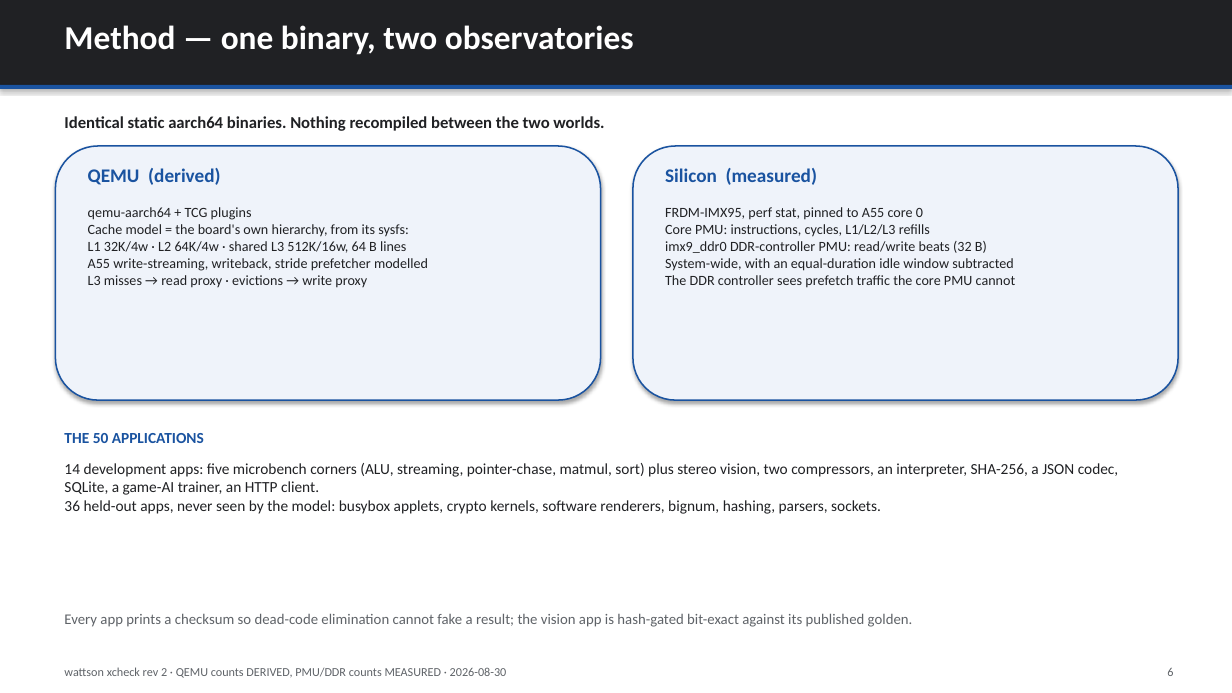
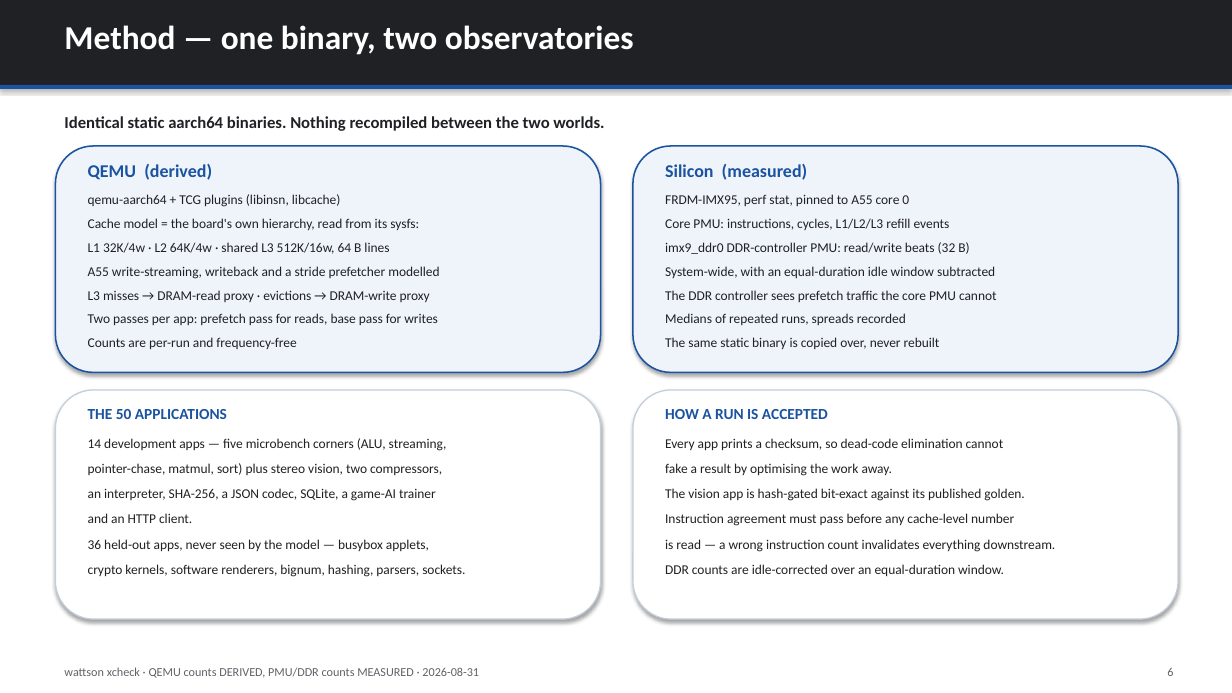
Before and after one commit to kylefoxaustin/wattson, a slide deck: slide 6 of xcheck/xcheck-correlation.pptx. Drawn at 1232x693 pixels with LibreOffice and Linux fonts; fonts in the diff are those of the drawing. Boxes give left, top, right and bottom in pixels: in the first picture for what was removed or moved away, otherwise in the second. Text is boxed around its words. In the diff, an @@ line names an element or a change of style, - is before the commit and + after.

```diff
--- a/xcheck/xcheck-correlation.pptx
+++ b/xcheck/xcheck-correlation.pptx
@@ rounded rectangle: place and size @@
-rounded rectangle at [55, 146, 601, 400]
+rounded rectangle at [55, 146, 601, 372]
@@ rounded rectangle: place and size @@
-rounded rectangle at [633, 146, 1178, 400]
+rounded rectangle at [633, 146, 1178, 372]
@@ text "QEMU (derived)" at [88, 164, 212, 180]: size 15 to 14 pt @@
@@ text "Silicon (measured)" at [665, 164, 808, 180]: size 15 to 14 pt @@
@@ text "qemu-aarch64 + TCG plugins (libinsn, ...": place and size @@
-text "qemu-aarch64 + TCG plugins (libinsn, ..." at [88, 207, 428, 288]
+text "qemu-aarch64 + TCG plugins (libinsn, ..." at [88, 194, 439, 349]
@@ text at [88, 194, 419, 230]: text changed; size 11 to 10.5 pt @@
-qemu-aarch64 + TCG plugins
-Cache model = the board's own hierarchy, from its sysfs:
+qemu-aarch64 + TCG plugins (libinsn, libcache)
+Cache model = the board's own hierarchy, read from its sysfs:
@@ text "FRDM-IMX95, perf stat, pinned to ...": place and size @@
-text "FRDM-IMX95, perf stat, pinned to ..." at [665, 207, 1016, 288]
+text "FRDM-IMX95, perf stat, pinned to ..." at [665, 194, 997, 349]
@@ text at [665, 194, 997, 302]: size 11 to 10.5 pt in "FRDM-IMX95, perf stat, pinned to A55 core ...", "imx9_ddr0 DDR-controller PMU: read/write beats (32 B)", "System-wide, with an equal-duration idle window subtracted", "The DDR controller sees prefetch traffic the ..."; more space between paragraphs @@
@@ text at [665, 218, 950, 230]: text changed; size 11 to 10.5 pt @@
-Core PMU: instructions, cycles, L1/L2/L3 refills
+Core PMU: instructions, cycles, L1/L2/L3 refill events
@@ text at [88, 266, 439, 349]: text changed; size 11 to 10.5 pt @@
-A55 write-streaming, writeback, stride prefetcher modelled
-L3 misses → read proxy · evictions → write proxy
+A55 write-streaming, writeback and a stride prefetcher modelled
+L3 misses → DRAM-read proxy · evictions → DRAM-write proxy
+Two passes per app: prefetch pass for reads, base pass for writes
+Counts are per-run and frequency-free
@@ text at [88, 242, 389, 254]: size 11 to 10.5 pt in "L1 32K/4w · L2 64K/4w · shared ..."; more space between paragraphs @@
@@ text at [665, 313, 940, 349]: paragraphs added @@
+Medians of repeated runs, spreads recorded
+The same static binary is copied over, never rebuilt
@@ rounded rectangle added at [55, 390, 601, 619], fill #FFFFFF, outline #C4CEDB 1 pt @@
@@ text "THE 50 APPLICATIONS": place and size @@
-text "THE 50 APPLICATIONS" at [64, 433, 204, 443]
+text "THE 50 APPLICATIONS" at [88, 409, 227, 419]
@@ rounded rectangle added at [633, 390, 1178, 619], fill #FFFFFF, outline #C4CEDB 1 pt @@
@@ text added at [665, 409, 828, 419], 12 pt, text #1A53A0, bold @@
+HOW A RUN IS ACCEPTED
@@ text at [88, 438, 465, 577]: text changed; size 12 to 10.5 pt @@
-14 development apps: five microbench corners (ALU, streaming, pointer-chase, matmul, sort) plus stereo vision, two compressors, an interpreter, SHA-256, a JSON codec, SQLite, a game-AI trainer, an HTTP client.
-36 held-out apps, never seen by the model: busybox applets, crypto kernels, software renderers, bignum, hashing, parsers, sockets.
+14 development apps — five microbench corners (ALU, streaming,
+pointer-chase, matmul, sort) plus stereo vision, two compressors,
+an interpreter, SHA-256, a JSON codec, SQLite, a game-AI trainer
+and an HTTP client.
+36 held-out apps, never seen by the model — busybox applets,
+crypto kernels, software renderers, bignum, hashing, parsers, sockets.
@@ text at [665, 438, 1055, 576]: text changed; size 11.5 to 10.5 pt; text colour #5F6368 to #202124 @@
-Every app prints a checksum so dead-code elimination cannot fake a result; the vision app is hash-gated bit-exact against its published golden.
+Every app prints a checksum, so dead-code elimination cannot
+fake a result by optimising the work away.
+The vision app is hash-gated bit-exact against its published golden.
+Instruction agreement must pass before any cache-level number
+is read — a wrong instruction count invalidates everything downstream.
+DDR counts are idle-corrected over an equal-duration window.
@@ text at [64, 667, 479, 678]: text changed @@
-wattson xcheck rev 2 · QEMU counts DERIVED, PMU/DDR counts MEASURED · 2026-08-30
+wattson xcheck · QEMU counts DERIVED, PMU/DDR counts MEASURED · 2026-08-31
```
Also in this commit, not shown: 10 other slides changed, 1 other file.
